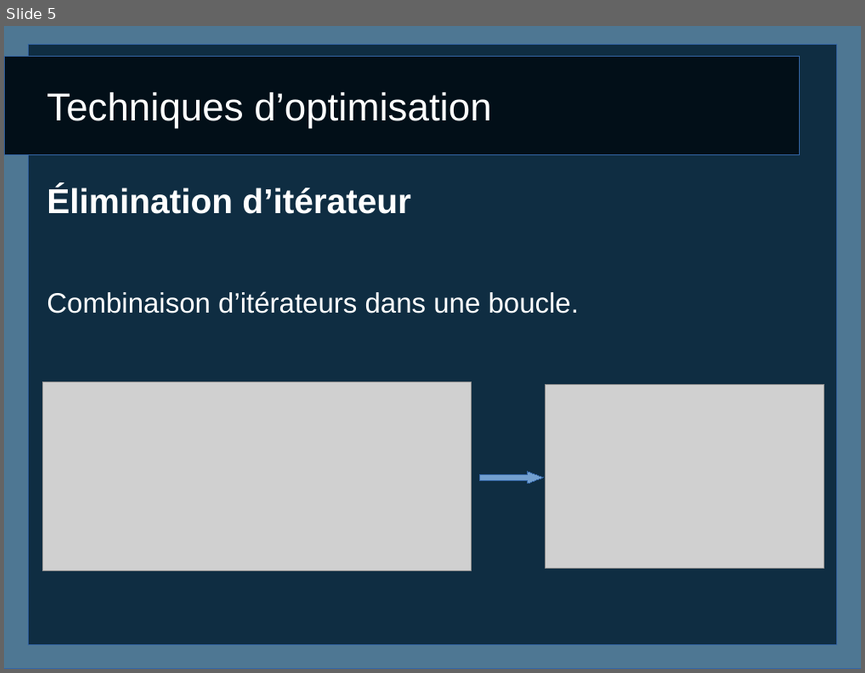
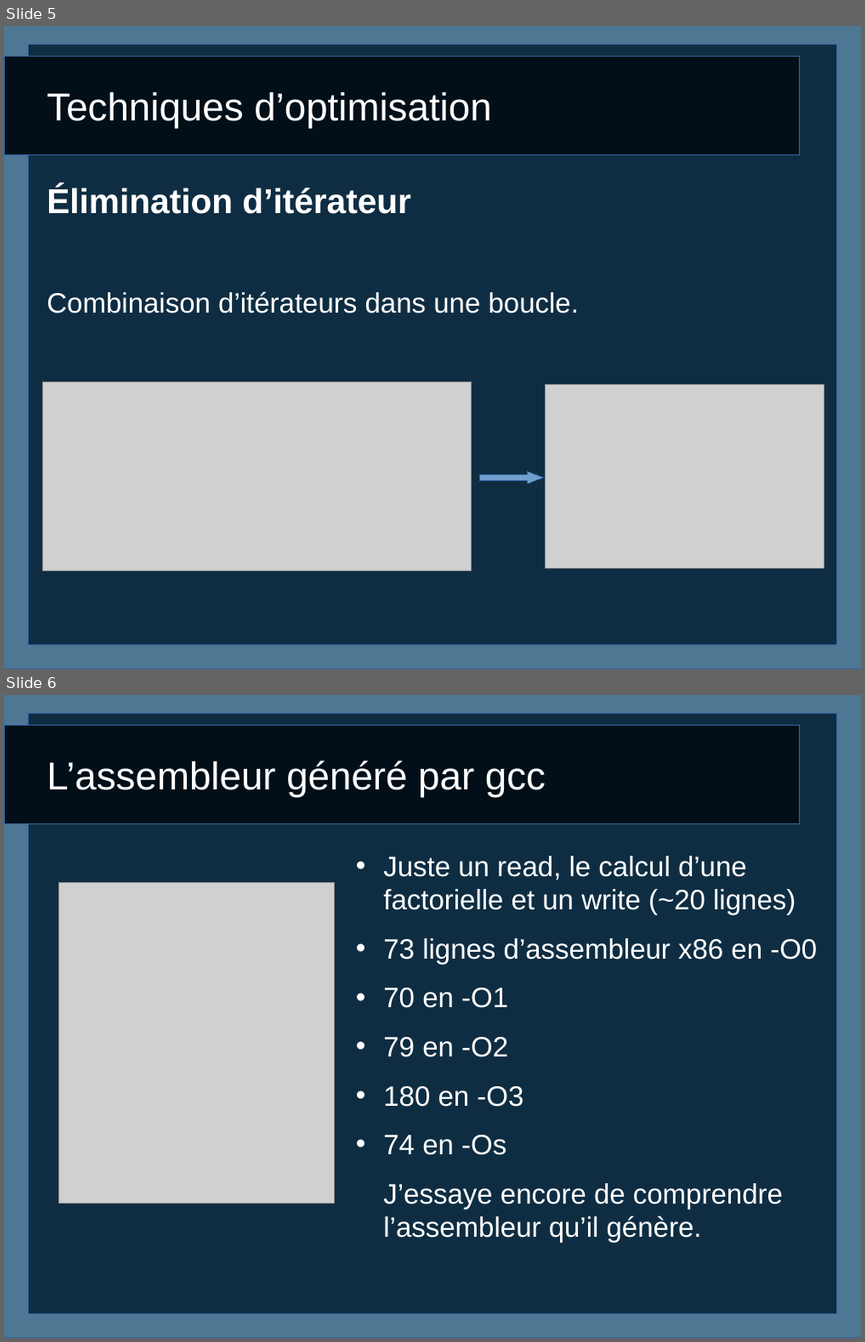
Before and after one commit to caswitch/recherche-et-doc-s4, a slide deck: Diapo2.odp. Shown one above the other, each under a label of ours: slide 5 before the commit, slides 5 and 6 after it. The pictures are 865x673 and 865x1342 pixels, drawn with LibreOffice and Linux fonts; fonts in the diff are those of the drawing; grey boxes stand for pictures. Boxes give left, top, right and bottom in pixels: in the first picture for what was removed or moved away, otherwise in the second. Text is boxed around its words. In the diff, an @@ line names an element or a change of style, - is before the commit and + after.

```diff
--- a/Diapo2.odp
+++ b/Diapo2.odp
@@ slide 6 added at <box>4,695,861,1338</box>, background #FFFFFF; not listed: 3 template elements that a slide beside it also shows @@
@@ title added at <box>46,760,545,798</box>, 36 pt, text #FFFFFF @@
+L’assembleur généré par gcc
@@ text added at <box>383,856,817,1242</box>, 26 pt, text #FFFFFF @@
+• Juste un read, le calcul d’une factorielle et un write (~20 lignes)
+• 73 lignes d’assembleur x86 en -O0
+• 70 en -O1
+• 79 en -O2
+• 180 en -O3
+• 74 en -Os
+J’essaye encore de comprendre l’assembleur qu’il génère.
@@ picture added at <box>59,882,335,1202</box> @@
```
Also in this commit, not shown: 2 slides changed, 1 slide removed.
